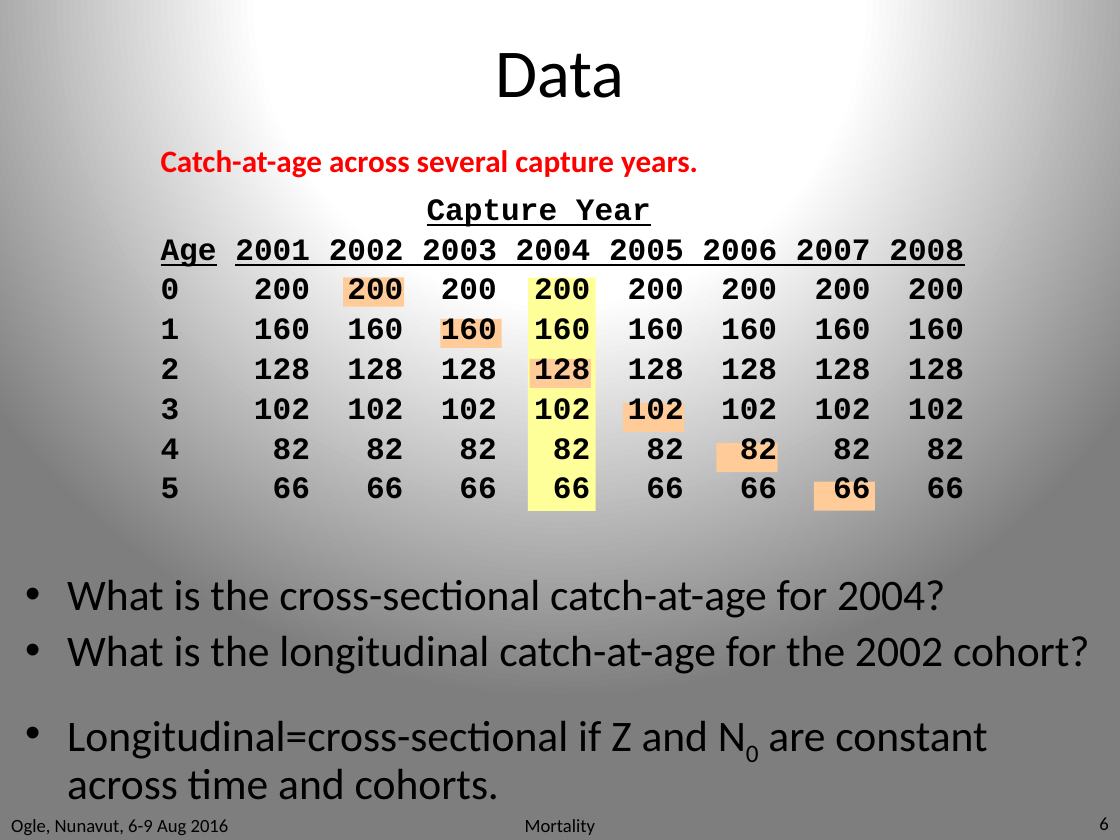
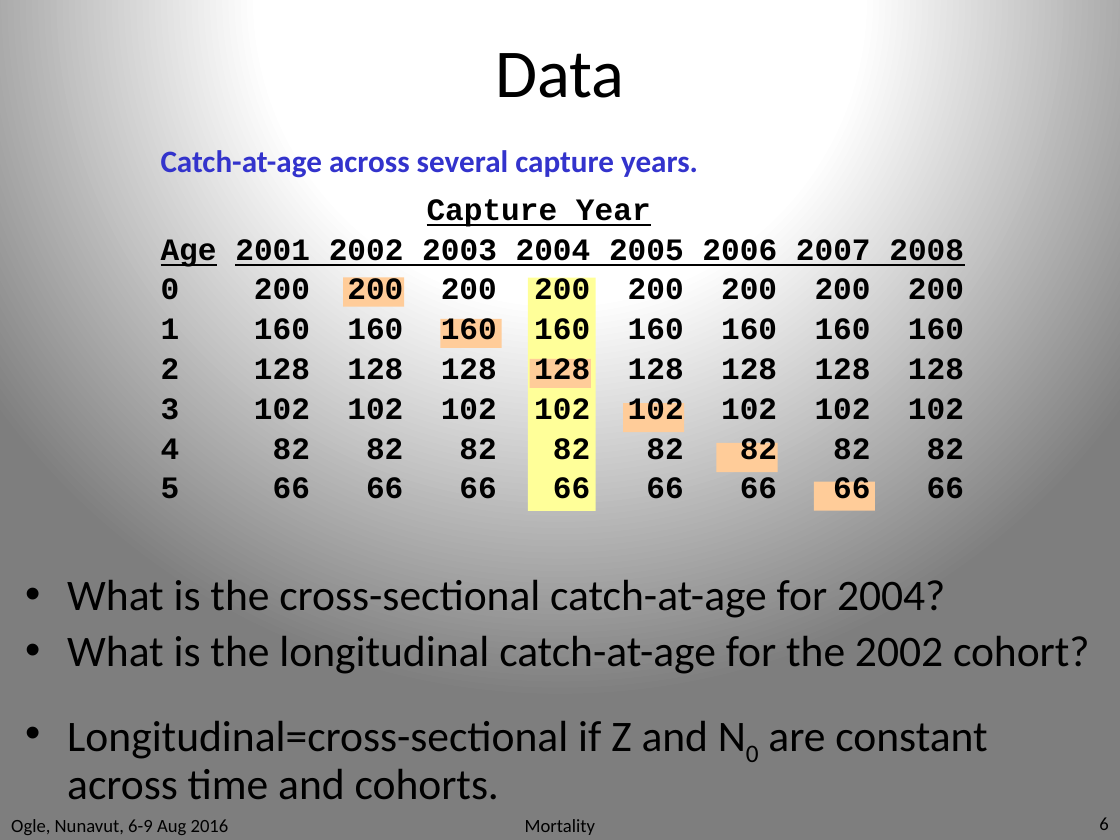
Before and after one commit to droglenc/RcourseNunavut2016, a slide deck: slide 6 of Slides/Mortality.pptx. Drawn at 1120x840 pixels with LibreOffice and Linux fonts; fonts in the diff are those of the drawing. Boxes give left, top, right and bottom in pixels: in the first picture for what was removed or moved away, otherwise in the second. Text is boxed around its words. In the diff, an @@ line names an element or a change of style, - is before the commit and + after.

```diff
--- a/Slides/Mortality.pptx
+++ b/Slides/Mortality.pptx
@@ text at [161,150,698,177]: text colour #FF0000 to #3333CC in "Catch-at-age across several capture years." @@
```
Also in this commit, not shown: 1 other slide changed, 36 other files.
